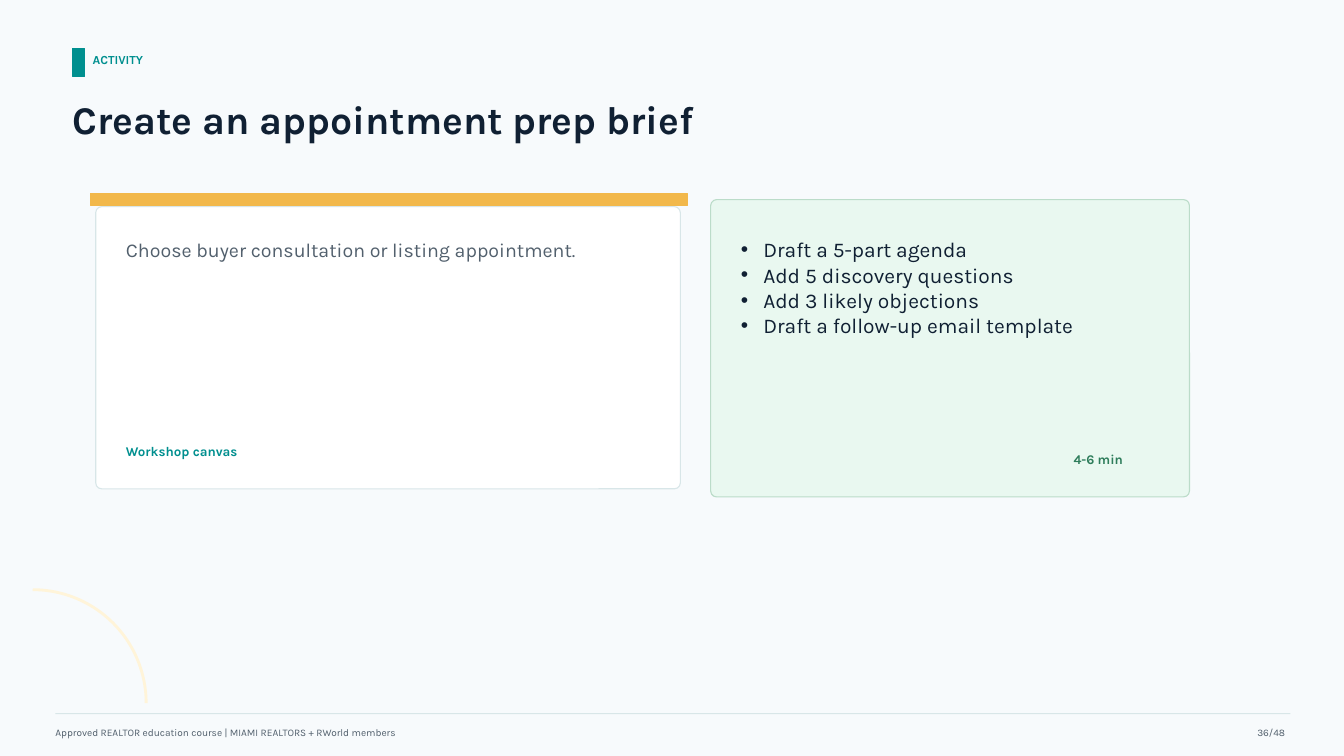
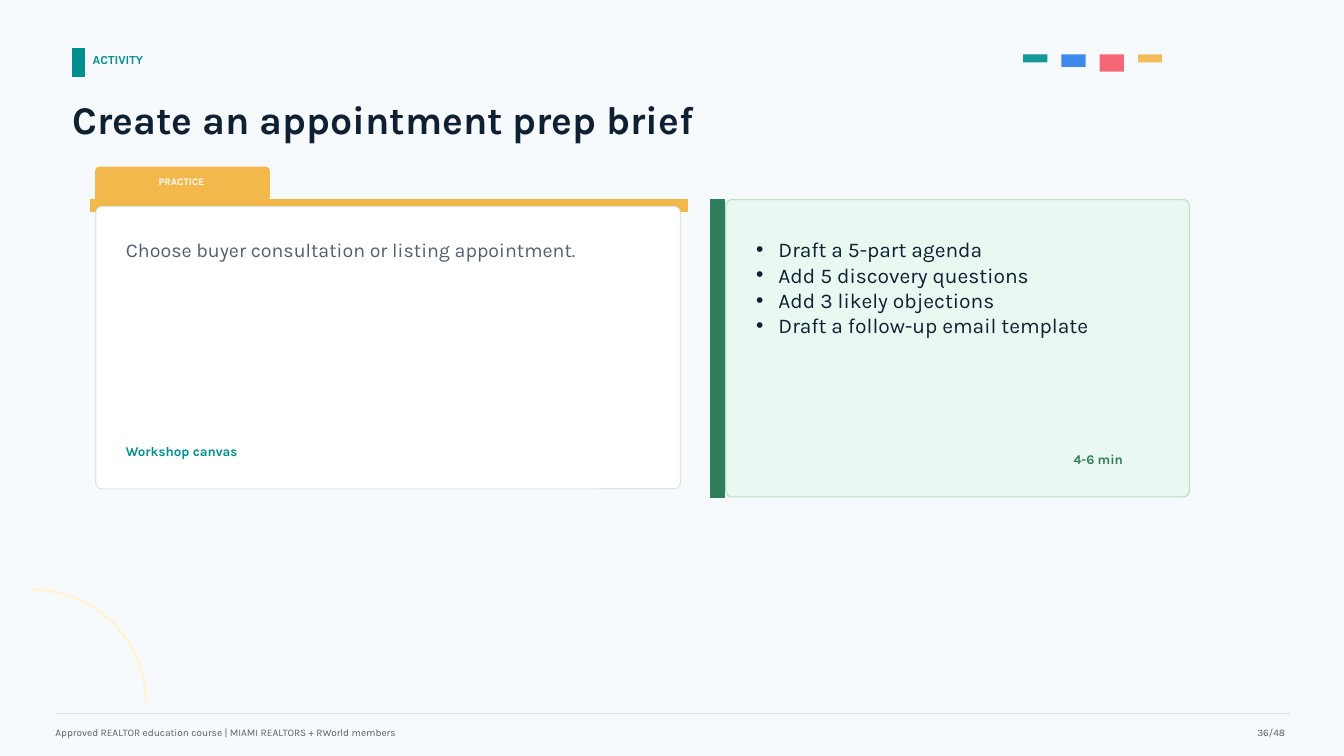
Before and after one commit to ianbprice/miami-realtors-ai-course-series, a slide deck: slide 36 of slides/course-01-ai-for-real-estate-sales-approved-instructor-deck.pptx. Drawn at 1344x756 pixels with LibreOffice and Linux fonts; fonts in the diff are those of the drawing. Boxes give left, top, right and bottom in pixels: in the first picture for what was removed or moved away, otherwise in the second. Text is boxed around its words. In the diff, an @@ line names an element or a change of style, - is before the commit and + after.

```diff
--- a/slides/course-01-ai-for-real-estate-sales-approved-instructor-deck.pptx
+++ b/slides/course-01-ai-for-real-estate-sales-approved-instructor-deck.pptx
@@ rectangle added at box(1023, 54, 1048, 63), fill #008F8F at 92% opacity @@
@@ rectangle added at box(1062, 54, 1086, 67), fill #2F80ED at 92% opacity @@
@@ rectangle added at box(1100, 54, 1124, 72), fill #F45B69 at 92% opacity @@
@@ rectangle added at box(1138, 54, 1163, 63), fill #F2B84B at 92% opacity @@
@@ rounded rectangle added at box(96, 167, 269, 202), fill #F2B84B, outline #F2B84B 1 pt @@
@@ text added at box(159, 178, 205, 185), 7.2 pt, text #FFFFFF, bold @@
+PRACTICE
@@ rectangle: place and size @@
-rectangle at box(91, 194, 688, 206)
+rectangle at box(91, 200, 688, 212)
@@ rectangle added at box(711, 200, 725, 497), fill #2E7D5B, outline #2E7D5B 1 pt @@
@@ rounded rectangle: place and size @@
-rounded rectangle at box(711, 200, 1190, 497)
+rounded rectangle at box(726, 200, 1190, 497)
@@ text "Draft a 5-part agenda": place and size @@
-text "Draft a 5-part agenda" at box(763, 242, 1073, 338)
+text "Draft a 5-part agenda" at box(778, 242, 1088, 338)
```
Also in this commit, not shown: 47 other slides changed, 2 other files.
